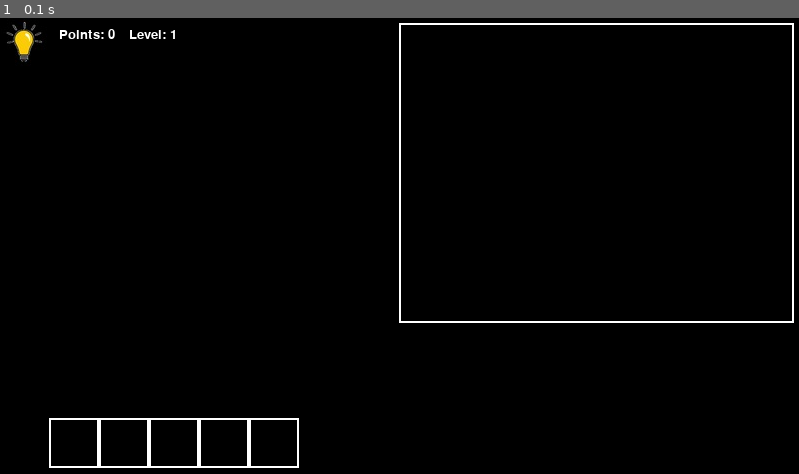
Above: before the commit, frame 1.
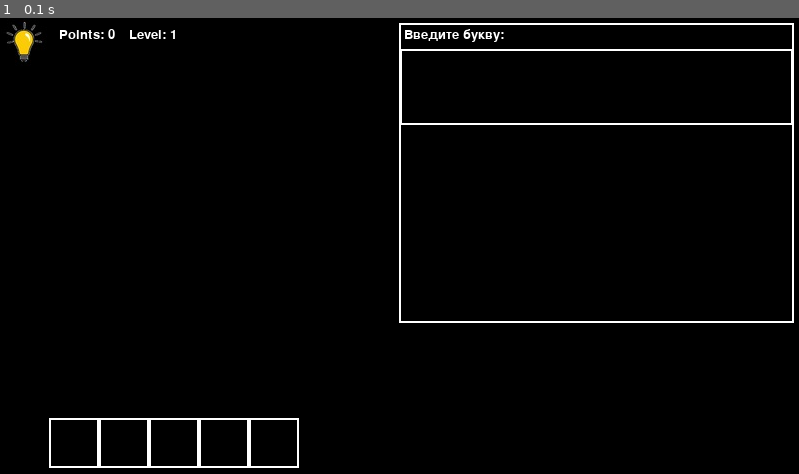
Above: after the commit, the same moment.

Repository: Egor66543/Pygame_project
Game: pygame game, started from main.py
Two runs of this game, one before a commit and one after it. Both use one fixed random seed, a clock stepped at 60 frames per second and the inputs below.
Inputs:
- Up to frame 1 (0.1 s): no input

The runs differ from the first frame. In frame 1, 0.6% of the frame differs, in the area x 50-100%, y 2-24%.

Commit message:
commit 7

Diff:
--- a/main.py
+++ b/main.py
@@ -55,12 +55,45 @@
         text = font1.render(f'Level: {level}', True, 'white')
         board.screen.blit(text, (130, 10))
 
-        field_for_entering_letters = pygame.draw.rect(self.screen, 'white', (400, 5, 395, 300), 2)
-
         k = 0
         for _ in range(len(word)):
             pygame.draw.rect(self.screen, 'white', (50 + k, 400, self.a, self.a), 2)
             k += self.a
+
+
+class TextInputBox(pygame.sprite.Sprite):
+    def __init__(self, x, y, w, font):
+        super().__init__()
+        self.color = (255, 255, 255)
+        self.backcolor = None
+        self.pos = (x, y)
+        self.width = w
+        self.font = font
+        self.active = False
+        self.text = ""
+        self.render_text()
+
+    def render_text(self):
+        t_surf = self.font.render(self.text, True, self.color, self.backcolor)
+        self.image = pygame.Surface((max(self.width, t_surf.get_width()+10), t_surf.get_height()+10), pygame.SRCALPHA)
+        if self.backcolor:
+            self.image.fill(self.backcolor)
+        self.image.blit(t_surf, (5, 5))
+        pygame.draw.rect(self.image, self.color, self.image.get_rect().inflate(-2, -2), 2)
+        self.rect = self.image.get_rect(topleft=self.pos)
+
+    def update(self, event_list):
+        for event in event_list:
+            if event.type == pygame.MOUSEBUTTONDOWN and not self.active:
+                self.active = self.rect.collidepoint(event.pos)
+            if event.type == pygame.KEYDOWN and self.active:
+                if event.key == pygame.K_RETURN:
+                    self.active = False
+                elif event.key == pygame.K_BACKSPACE:
+                    self.text = self.text[:-1]
+                else:
+                    self.text += event.unicode
+                self.render_text()
 
 
 board = Board(800, 700)
@@ -72,16 +105,29 @@
 lamp.rect = lamp.image.get_rect()
 lamp.mask = pygame.mask.from_surface(lamp.image)
 
+font = pygame.font.Font(None, 20)
+text1 = font.render('Введите букву:', True, 'white')
+board.screen.blit(text1, (405, 10))
+
+field_for_entering_letters = pygame.draw.rect(board.screen, 'white', (400, 5, 395, 300), 2)
+font_letter = pygame.font.Font(None, 100)
+text_input_box = TextInputBox(400, 30, 395, font_letter)
+grop_1 = pygame.sprite.Group(text_input_box)
+clock = pygame.time.Clock()
+
 running = True
 while running:
-    for event in pygame.event.get():
+    clock.tick(60)
+    event_list = pygame.event.get()
+    for event in event_list:
         if event.type == pygame.QUIT:
             running = False
         x, y = pygame.mouse.get_pos()
         if event.type == pygame.MOUSEBUTTONDOWN and (0 <= x <= 50 and 0 <= y <= 51):
             description_f()
-
     all_lamp_sprites.draw(board.screen)
+    grop_1.update(event_list)
+    grop_1.draw(board.screen)
     pygame.display.flip()
 
 pygame.quit()
